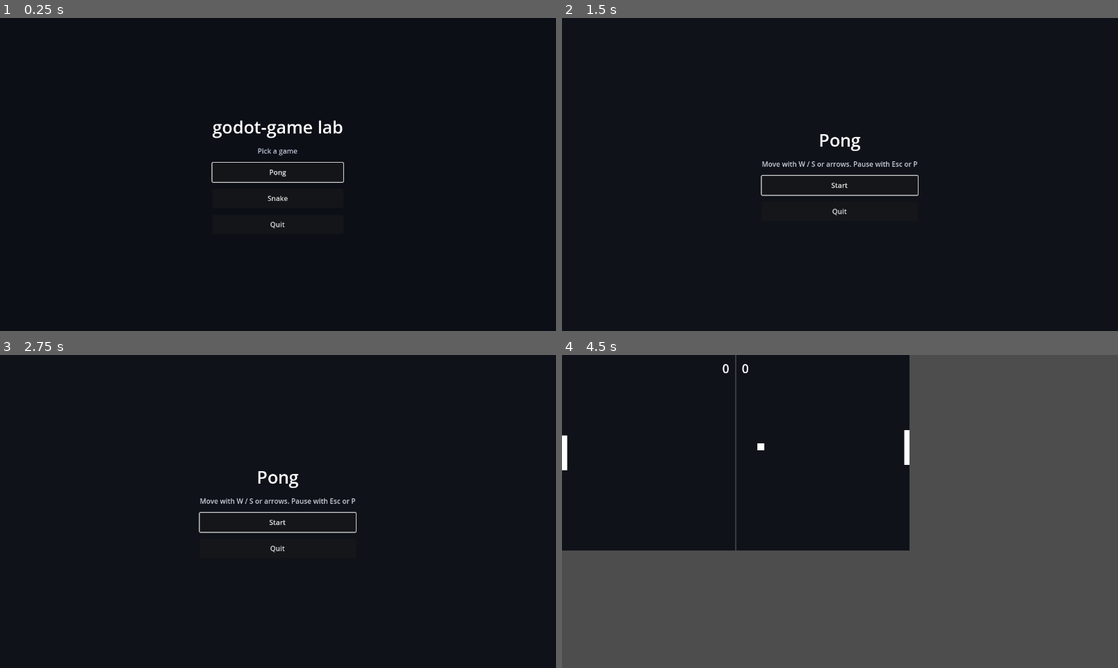
Above: before the commit, frames 1-4 (two rows, left to right).
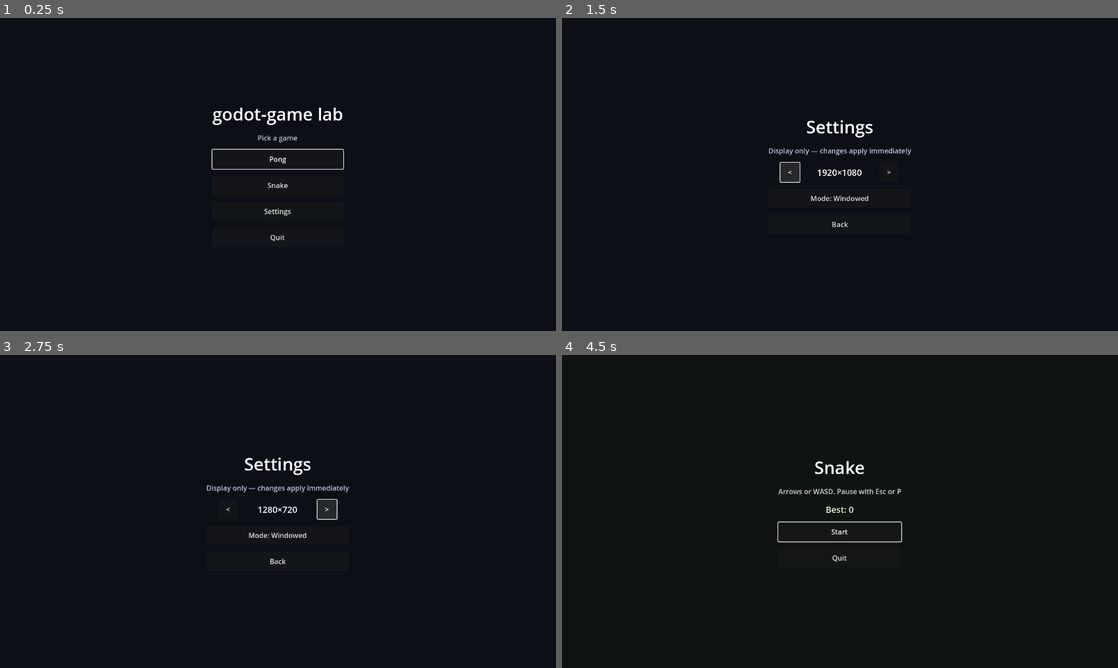
Above: after the commit, the same moments.

Repository: kblaszki/godot-game
Game: Godot game, scene res://lab/lab_host.tscn
The game is run twice, just before and just after one commit, with the same random seed, the same clock (stepped at 60 frames per second) and the same inputs.
Inputs (mouse positions are in pixels of both pictures, inside the frame that each line leads up to):
- Up to frame 1 (0.25 s): no input
- Up to frame 2 (1.5 s): click (840, 212) at 0.5 s, where only the run after the commit has a clickable "Settings"; click (789, 171) at 1.25 s, where only the run after the commit has a clickable "<"
- Up to frame 3 (2.75 s): click (328, 508) at 2 s, where only the run after the commit has a clickable ">"
- Up to frame 4 (4.5 s): click (840, 536) at 2.75 s, where only the run after the commit has a clickable "Mode: Windowed"; click (840, 561) at 3.5 s, where only the run after the commit has a clickable "Back"; click (840, 520) at 4.25 s, where only the run before the commit has a clickable "Start"

The runs differ from the first frame. In frame 1, 1.6% of the frame differs, in the area x 38-62%, y 28-72%; in frame 2, 1.4%; in frame 3, 1.4%; in frame 4, 62%, in the area x 0-100%, y 0-100%.

Commit message:
Add lab Settings scene for resolution and fullscreen.
Expose display prefs from the launcher only so players can change and persist shared window mode without per-game menus.

Diff:
--- a/lab/launcher.gd
+++ b/lab/launcher.gd
@@ -5,6 +5,7 @@
 	{"title": "Pong", "host_path": "res://games/pong/app/host.tscn"},
 	{"title": "Snake", "host_path": "res://games/snake/app/host.tscn"},
 ]
+const SETTINGS_PATH := "res://lab/settings.tscn"
 
 @onready var _column: VBoxContainer = $Center/Column
 
@@ -20,6 +21,11 @@
 		if _column.get_child_count() == 3:
 			# Title + Hint are first; first game button gets focus.
 			button.grab_focus()
+	var settings := Button.new()
+	settings.custom_minimum_size = Vector2(280, 44)
+	settings.text = "Settings"
+	settings.pressed.connect(_on_settings_pressed)
+	_column.add_child(settings)
 	var quit := Button.new()
 	quit.custom_minimum_size = Vector2(280, 44)
 	quit.text = "Quit"
@@ -29,6 +35,10 @@
 
 func _on_game_pressed(host_path: String) -> void:
 	_submit(SceneRequest.replace(host_path))
+
+
+func _on_settings_pressed() -> void:
+	_submit(SceneRequest.replace(SETTINGS_PATH))
 
 
 func _on_quit_pressed() -> void:
--- /dev/null
+++ b/lab/settings.gd
@@ -0,0 +1,79 @@
+extends Control
+
+const LAUNCHER_PATH := "res://lab/launcher.tscn"
+
+var _settings: LabSettings = LabSettings.new()
+
+@onready var _resolution_value: Label = $Center/Column/ResolutionRow/Value
+@onready var _mode_button: Button = $Center/Column/ModeButton
+@onready var _prev: Button = $Center/Column/ResolutionRow/Prev
+@onready var _next: Button = $Center/Column/ResolutionRow/Next
+@onready var _back: Button = $Center/Column/Back
+
+
+func _ready() -> void:
+	_settings = SettingsStore.load(SettingsStore.DEFAULT_PATH)
+	_prev.pressed.connect(_on_prev_pressed)
+	_next.pressed.connect(_on_next_pressed)
+	_mode_button.pressed.connect(_on_mode_pressed)
+	_back.pressed.connect(_on_back_pressed)
+	_refresh()
+	_back.grab_focus()
+
+
+func _on_prev_pressed() -> void:
+	_cycle_resolution(-1)
+	_persist_and_apply()
+
+
+func _on_next_pressed() -> void:
+	_cycle_resolution(1)
+	_persist_and_apply()
+
+
+func _on_mode_pressed() -> void:
+	if _settings.mode == LabSettings.MODE_FULLSCREEN:
+		_settings.mode = LabSettings.MODE_WINDOWED
+	else:
+		_settings.mode = LabSettings.MODE_FULLSCREEN
+	_persist_and_apply()
+
+
+func _on_back_pressed() -> void:
+	_submit(SceneRequest.replace(LAUNCHER_PATH))
+
+
+func _cycle_resolution(delta: int) -> void:
+	var idx := 0
+	for i in LabSettings.RESOLUTIONS.size():
+		if LabSettings.RESOLUTIONS[i] == _settings.resolution:
+			idx = i
+			break
+	var count := LabSettings.RESOLUTIONS.size()
+	idx = (idx + delta) % count
+	if idx < 0:
+		idx += count
+	_settings.resolution = LabSettings.RESOLUTIONS[idx]
+
+
+func _persist_and_apply() -> void:
+	SettingsStore.save(SettingsStore.DEFAULT_PATH, _settings)
+	WindowApplier.apply(_settings, get_window())
+	_refresh()
+
+
+func _refresh() -> void:
+	_resolution_value.text = "%d×%d" % [_settings.resolution.x, _settings.resolution.y]
+	if _settings.mode == LabSettings.MODE_FULLSCREEN:
+		_mode_button.text = "Mode: Fullscreen"
+	else:
+		_mode_button.text = "Mode: Windowed"
+
+
+func _submit(req: SceneRequest) -> void:
+	var node: Node = get_parent()
+	while node != null:
+		if node.has_method("submit"):
+			node.call("submit", req)
+			return
+		node = node.get_parent()
--- /dev/null
+++ b/lab/settings.tscn
@@ -0,0 +1,82 @@
+[gd_scene load_steps=2 format=3]
+
+[ext_resource type="Script" path="res://lab/settings.gd" id="1_settings"]
+
+[node name="Settings" type="Control"]
+layout_mode = 3
+anchors_preset = 15
+anchor_right = 1.0
+anchor_bottom = 1.0
+grow_horizontal = 2
+grow_vertical = 2
+script = ExtResource("1_settings")
+
+[node name="Background" type="ColorRect" parent="."]
+layout_mode = 1
+anchors_preset = 15
+anchor_right = 1.0
+anchor_bottom = 1.0
+grow_horizontal = 2
+grow_vertical = 2
+mouse_filter = 2
+color = Color(0.05, 0.06, 0.09, 1)
+
+[node name="Center" type="CenterContainer" parent="."]
+layout_mode = 1
+anchors_preset = 15
+anchor_right = 1.0
+anchor_bottom = 1.0
+grow_horizontal = 2
+grow_vertical = 2
+
+[node name="Column" type="VBoxContainer" parent="Center"]
+layout_mode = 2
+theme_override_constants/separation = 16
+
+[node name="Title" type="Label" parent="Center/Column"]
+layout_mode = 2
+theme_override_colors/font_color = Color(1, 1, 1, 1)
+theme_override_font_sizes/font_size = 40
+text = "Settings"
+horizontal_alignment = 1
+
+[node name="Hint" type="Label" parent="Center/Column"]
+layout_mode = 2
+theme_override_colors/font_color = Color(0.75, 0.78, 0.84, 1)
+theme_override_font_sizes/font_size = 16
+text = "Display only — changes apply immediately"
+horizontal_alignment = 1
+
+[node name="ResolutionRow" type="HBoxContainer" parent="Center/Column"]
+layout_mode = 2
+theme_override_constants/separation = 12
+alignment = 1
+
+[node name="Prev" type="Button" parent="Center/Column/ResolutionRow"]
+custom_minimum_size = Vector2(44, 44)
+layout_mode = 2
+text = "<"
+
+[node name="Value" type="Label" parent="Center/Column/ResolutionRow"]
+custom_minimum_size = Vector2(160, 0)
+layout_mode = 2
+theme_override_colors/font_color = Color(1, 1, 1, 1)
+theme_override_font_sizes/font_size = 20
+text = "1280×720"
+horizontal_alignment = 1
+vertical_alignment = 1
+
+[node name="Next" type="Button" parent="Center/Column/ResolutionRow"]
+custom_minimum_size = Vector2(44, 44)
+layout_mode = 2
+text = ">"
+
+[node name="ModeButton" type="Button" parent="Center/Column"]
+custom_minimum_size = Vector2(280, 44)
+layout_mode = 2
+text = "Mode: Windowed"
+
+[node name="Back" type="Button" parent="Center/Column"]
+custom_minimum_size = Vector2(280, 44)
+layout_mode = 2
+text = "Back"
--- /dev/null
+++ b/tests/lab/lab_settings_flow_test.gd
@@ -0,0 +1,53 @@
+extends GutTest
+
+const LAB_HOST_PATH := "res://lab/lab_host.tscn"
+const LAUNCHER_PATH := "res://lab/launcher.tscn"
+const SETTINGS_PATH := "res://lab/settings.tscn"
+const STORE_PATH := "user://settings.txt"
+
+
+func before_each() -> void:
+	_cleanup_store()
+
+
+func after_each() -> void:
+	_cleanup_store()
+
+
+func test_launcher_settings_should_replace_and_back() -> void:
+	var lab: Node = load(LAB_HOST_PATH).instantiate()
+	add_child_autofree(lab)
+	await wait_frames(1)
+	var content: Node = lab.get_node("Content")
+	assert_eq(str(content.get_child(0).get_meta("scene_path")), LAUNCHER_PATH)
+
+	lab.submit(SceneRequest.replace(SETTINGS_PATH))
+	lab._flush()
+	await wait_frames(1)
+	assert_eq(str(content.get_child(0).get_meta("scene_path")), SETTINGS_PATH)
+
+	var settings_scene: Node = content.get_child(0)
+	settings_scene._on_back_pressed()
+	lab._flush()
+	await wait_frames(1)
+	assert_eq(str(content.get_child(0).get_meta("scene_path")), LAUNCHER_PATH)
+
+
+func test_settings_resolution_change_should_persist() -> void:
+	var lab: Node = load(LAB_HOST_PATH).instantiate()
+	add_child_autofree(lab)
+	await wait_frames(1)
+	lab.submit(SceneRequest.replace(SETTINGS_PATH))
+	lab._flush()
+	await wait_frames(1)
+	var settings_scene: Node = lab.get_node("Content").get_child(0)
+	settings_scene._on_next_pressed()
+	var loaded := SettingsStore.load(STORE_PATH)
+	assert_eq(loaded.resolution, Vector2i(1600, 900))
+	assert_eq(loaded.mode, LabSettings.MODE_WINDOWED)
+
+
+func _cleanup_store() -> void:
+	for p in [STORE_PATH, STORE_PATH + ".tmp"]:
+		if FileAccess.file_exists(p):
+			DirAccess.remove_absolute(ProjectSettings.globalize_path(p))
Not shown, changed: docs/reference/lab-shell.md
Not shown, changed: docs/reference/source-layout.md
